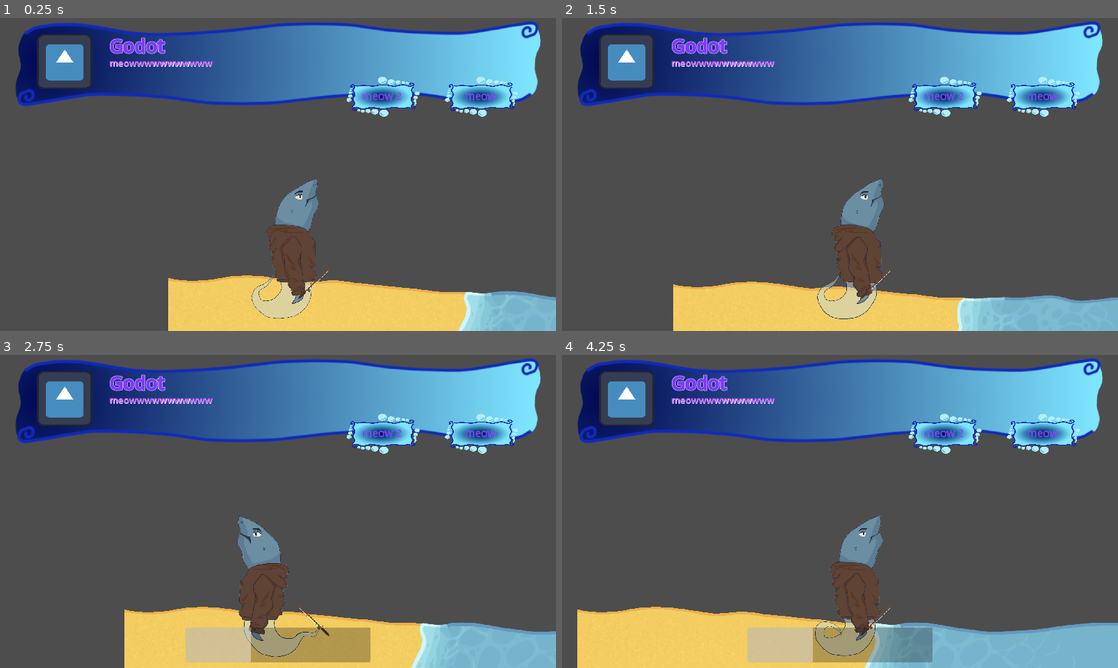
Above: before the commit, frames 1-4 (two rows, left to right).
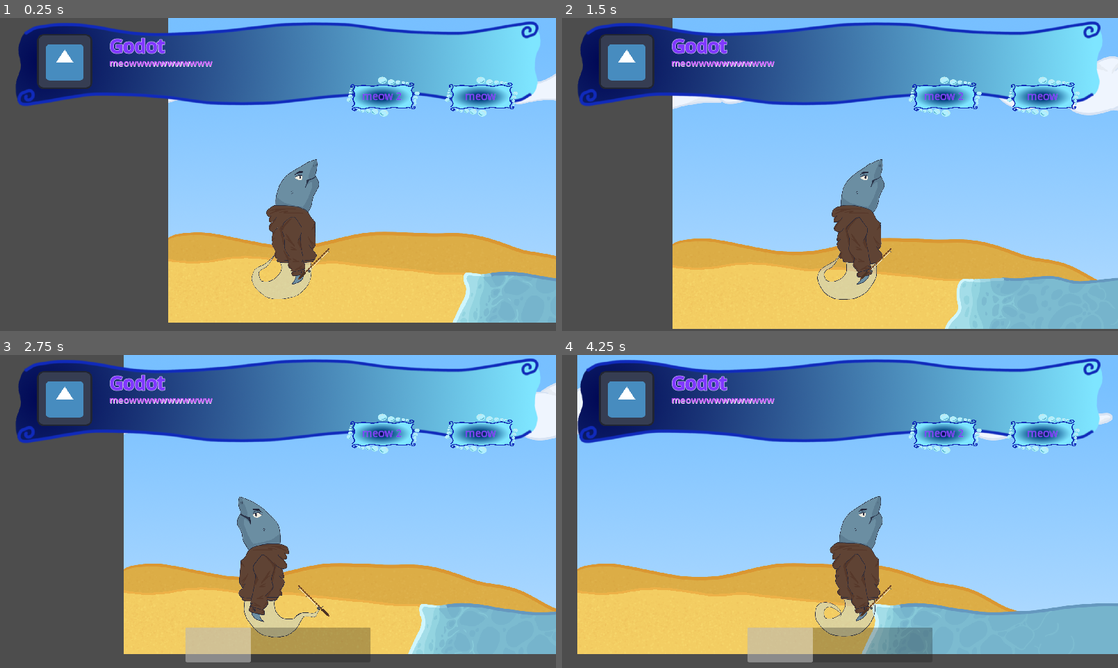
Above: after the commit, the same moments.

Repository: oDevvEn/Bubbles
Game: Godot game, scene res://scenes/main.tscn
The game is run twice, just before and just after one commit, with the same random seed, the same clock (stepped at 60 frames per second) and the same inputs. The engine's default icon, where the game draws it, is replaced by a stand-in: a white triangle on a blue panel in a dark square.
Inputs:
- Up to frame 1 (0.25 s): no input
- Up to frame 2 (1.5 s): hold E (interact) 0.53-1.28 s; hold D (moveRight) from 0.53 s (still down); tap Space (jump) at 0.77 s; tap E (interact) at 1.35 s
- Up to frame 3 (2.75 s): tap Space (jump) at 1.52 s; release D (moveRight) at 2.03 s; hold A (moveLeft) from 2.03 s (still down); hold E (interact) from 2.03 s (still down)
- Up to frame 4 (4.25 s): release A (moveLeft) at 2.78 s; release E (interact) at 2.78 s; hold D (moveRight) from 2.78 s (still down); tap E (interact) at 2.85 s; tap Space (jump) at 3.02, 3.77 s; hold E (interact) from 3.53 s (still down)

The runs differ from the first frame. In frame 1, 46% of the frame differs, in the area x 30-100%, y 0-100%; in frame 2, 53%; in frame 3, 52%; in frame 4, 65%, in the area x 2-100%, y 0-100%.

Commit message:
Add files via upload

Diff:
--- a/Bubbles/scenes/main.tscn
+++ b/Bubbles/scenes/main.tscn
@@ -1,10 +1,11 @@
-[gd_scene load_steps=13 format=3 uid="uid://fhuh2vsdu6h1"]
+[gd_scene load_steps=23 format=3 uid="uid://fhuh2vsdu6h1"]
 
 [ext_resource type="Script" path="res://scripts/main.gd" id="1_3xh5h"]
 [ext_resource type="PackedScene" uid="uid://dn6es4mb7jm3w" path="res://scenes/fishing_rod.tscn" id="2_8q2ka"]
 [ext_resource type="PackedScene" uid="uid://cb2v4dy4j6g5w" path="res://scenes/player.tscn" id="3_ucrm3"]
 [ext_resource type="Texture2D" uid="uid://b7wtvqmy83ori" path="res://assets/BeachForegroundSpriteSheet.png" id="4_t0dgo"]
 [ext_resource type="PackedScene" uid="uid://dqxtodwgalhye" path="res://scenes/interactiveUI.tscn" id="5_brayo"]
+[ext_resource type="Texture2D" uid="uid://bxl6maqmjwbl8" path="res://assets/BeachBackgroundSpriteSheet.png" id="5_cbpea"]
 
 [sub_resource type="AtlasTexture" id="AtlasTexture_g2jvf"]
 atlas = ExtResource("4_t0dgo")
@@ -38,6 +39,70 @@
 "speed": 5.0
 }]
 
+[sub_resource type="AtlasTexture" id="AtlasTexture_tofw4"]
+atlas = ExtResource("5_cbpea")
+region = Rect2(0, 0, 1920, 1080)
+
+[sub_resource type="AtlasTexture" id="AtlasTexture_1enq0"]
+atlas = ExtResource("5_cbpea")
+region = Rect2(1920, 0, 1920, 1080)
+
+[sub_resource type="AtlasTexture" id="AtlasTexture_2g26k"]
+atlas = ExtResource("5_cbpea")
+region = Rect2(3840, 0, 1920, 1080)
+
+[sub_resource type="AtlasTexture" id="AtlasTexture_i0bvm"]
+atlas = ExtResource("5_cbpea")
+region = Rect2(5760, 0, 1920, 1080)
+
+[sub_resource type="AtlasTexture" id="AtlasTexture_tlmjp"]
+atlas = ExtResource("5_cbpea")
+region = Rect2(7680, 0, 1920, 1080)
+
+[sub_resource type="AtlasTexture" id="AtlasTexture_g8sge"]
+atlas = ExtResource("5_cbpea")
+region = Rect2(9600, 0, 1920, 1080)
+
+[sub_resource type="AtlasTexture" id="AtlasTexture_hhoqn"]
+atlas = ExtResource("5_cbpea")
+region = Rect2(11520, 0, 1920, 1080)
+
+[sub_resource type="AtlasTexture" id="AtlasTexture_155t5"]
+atlas = ExtResource("5_cbpea")
+region = Rect2(13440, 0, 1920, 1080)
+
+[sub_resource type="SpriteFrames" id="SpriteFrames_ttgeo"]
+animations = [{
+"frames": [{
+"duration": 1.0,
+"texture": SubResource("AtlasTexture_tofw4")
+}, {
+"duration": 1.0,
+"texture": SubResource("AtlasTexture_1enq0")
+}, {
+"duration": 1.0,
+"texture": SubResource("AtlasTexture_2g26k")
+}, {
+"duration": 1.0,
+"texture": SubResource("AtlasTexture_i0bvm")
+}, {
+"duration": 1.0,
+"texture": SubResource("AtlasTexture_tlmjp")
+}, {
+"duration": 1.0,
+"texture": SubResource("AtlasTexture_g8sge")
+}, {
+"duration": 1.0,
+"texture": SubResource("AtlasTexture_hhoqn")
+}, {
+"duration": 1.0,
+"texture": SubResource("AtlasTexture_155t5")
+}],
+"loop": true,
+"name": &"default",
+"speed": 5.0
+}]
+
 [sub_resource type="RectangleShape2D" id="RectangleShape2D_rylii"]
 size = Vector2(2436, 100)
 
@@ -59,15 +124,20 @@
 scale = Vector2(1.76563, 1.76563)
 
 [node name="Camera2D" type="Camera2D" parent="player"]
-offset = Vector2(0, -500)
+offset = Vector2(0, -433)
 
 [node name="Beach" type="AnimatedSprite2D" parent="."]
 z_index = -1
-position = Vector2(963, -136)
+position = Vector2(961, -136)
 sprite_frames = SubResource("SpriteFrames_wfrxb")
 autoplay = "default"
 frame = 2
 frame_progress = 0.85345
+
+[node name="BeachBackground" type="AnimatedSprite2D" parent="."]
+z_index = -2
+position = Vector2(961, -545)
+sprite_frames = SubResource("SpriteFrames_ttgeo")
 
 [node name="StaticBody2D" type="StaticBody2D" parent="."]
 
